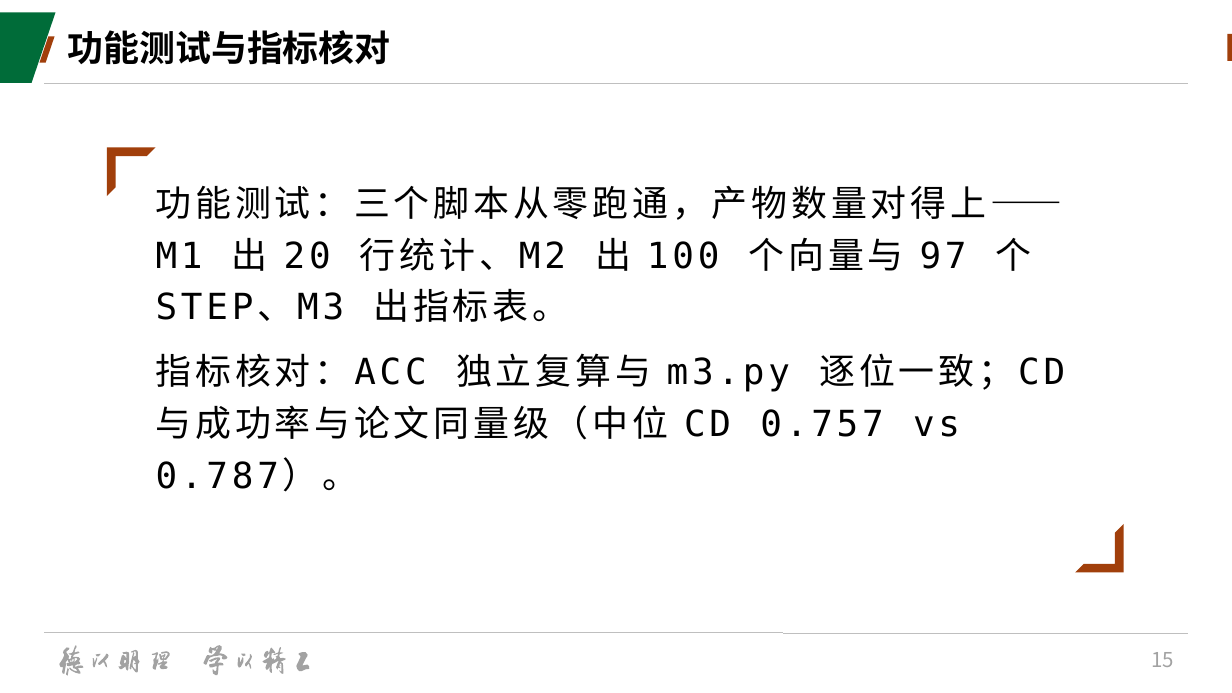
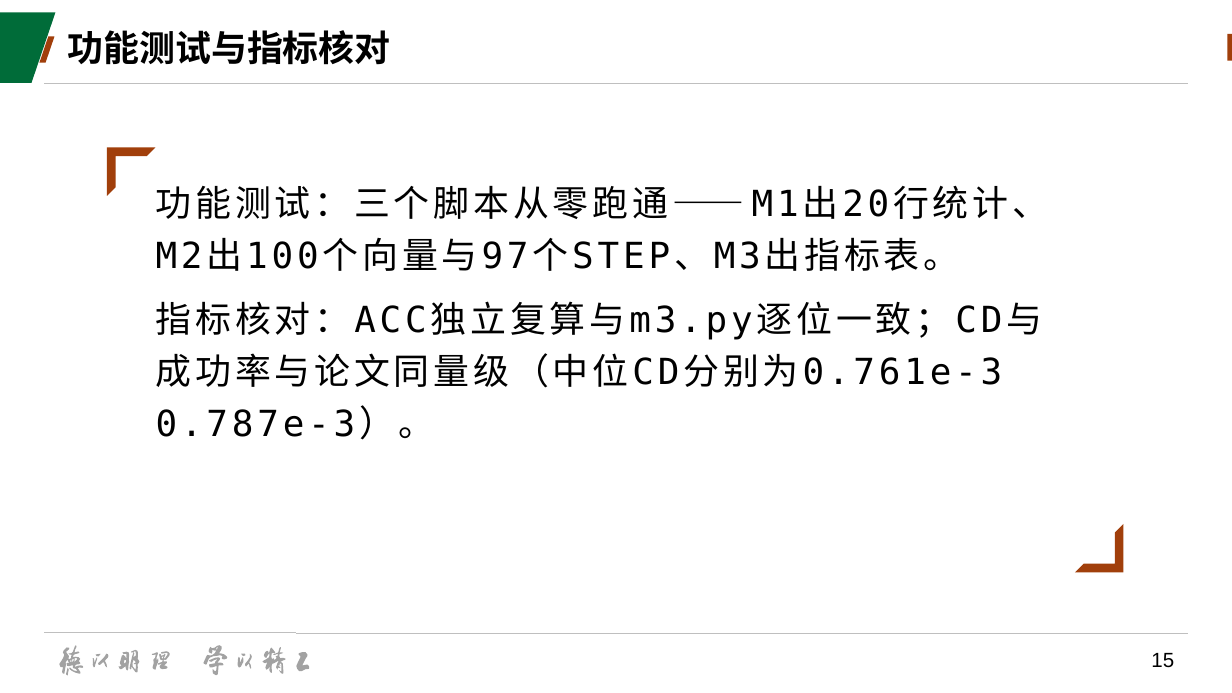
Before and after one commit to starfish667/deepcad_test, a slide deck: slide 15 of doc/AICAD汇报.pptx. Drawn at 1232x693 pixels with LibreOffice and Linux fonts; fonts in the diff are those of the drawing; background and template pictures are left out. Boxes give left, top, right and bottom in pixels: in the first picture for what was removed or moved away, otherwise in the second. Text is boxed around its words. In the diff, an @@ line names an element or a change of style, - is before the commit and + after.

```diff
--- a/doc/AICAD汇报.pptx
+++ b/doc/AICAD汇报.pptx
@@ text at (x1=156, y1=186, x2=1048, y2=440): text changed @@
-功能测试：三个脚本从零跑通，产物数量对得上——M1 出 20 行统计、M2 出 100 个向量与 97 个 STEP、M3 出指标表。
-指标核对：ACC 独立复算与 m3.py 逐位一致；CD 与成功率与论文同量级（中位 CD 0.757 vs 0.787）。
+功能测试：三个脚本从零跑通——M1出20行统计、M2出100个向量与97个STEP、M3出指标表。
+指标核对：ACC独立复算与m3.py逐位一致；CD与成功率与论文同量级（中位CD分别为0.761e-3 0.787e-3）。
@@ page number at (x1=1151, y1=653, x2=1174, y2=668): font Noto Sans CJK SC to Arial, text colour #A2A2A2 to #000000 @@
```
Also in this commit, not shown: 23 other slides changed.
